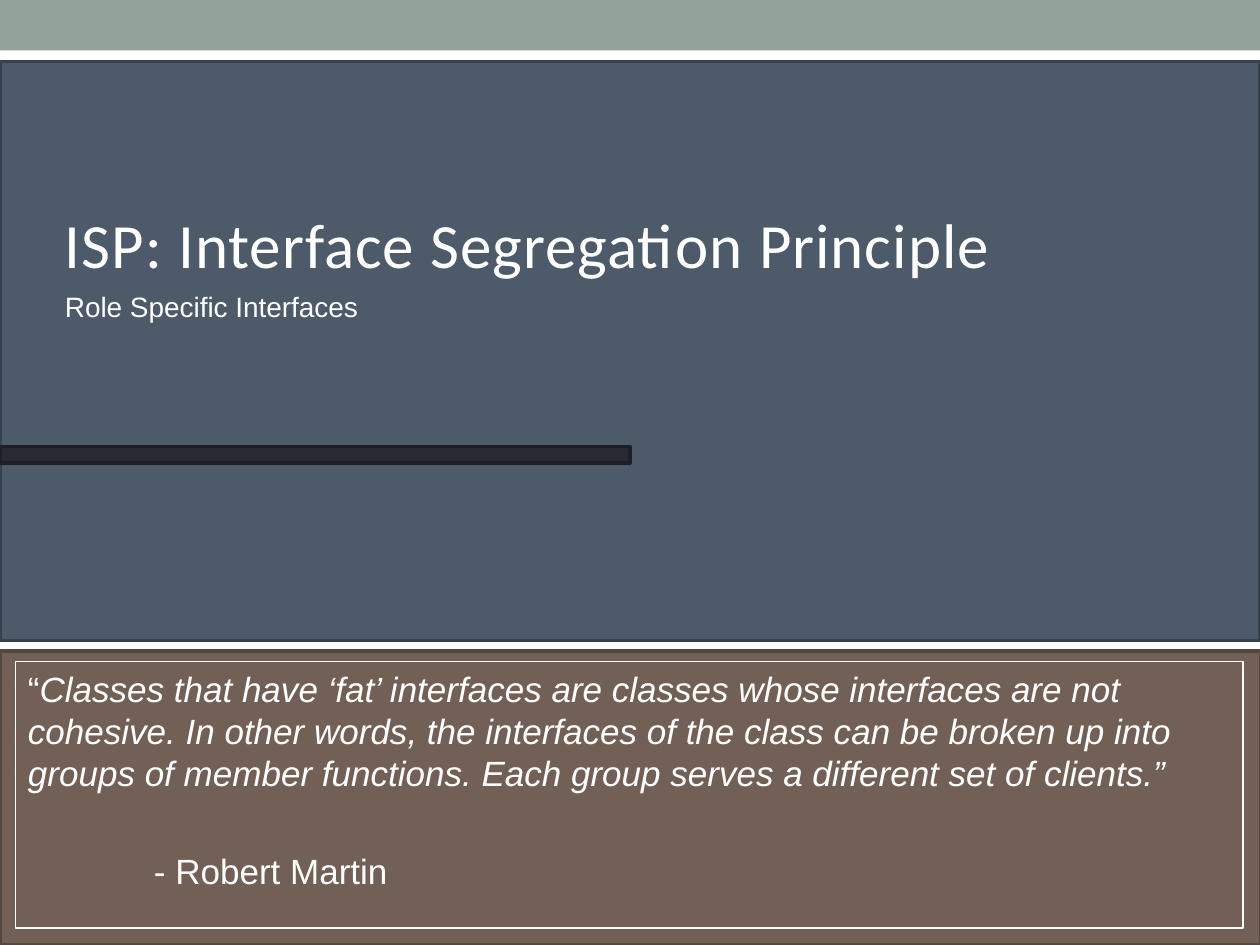
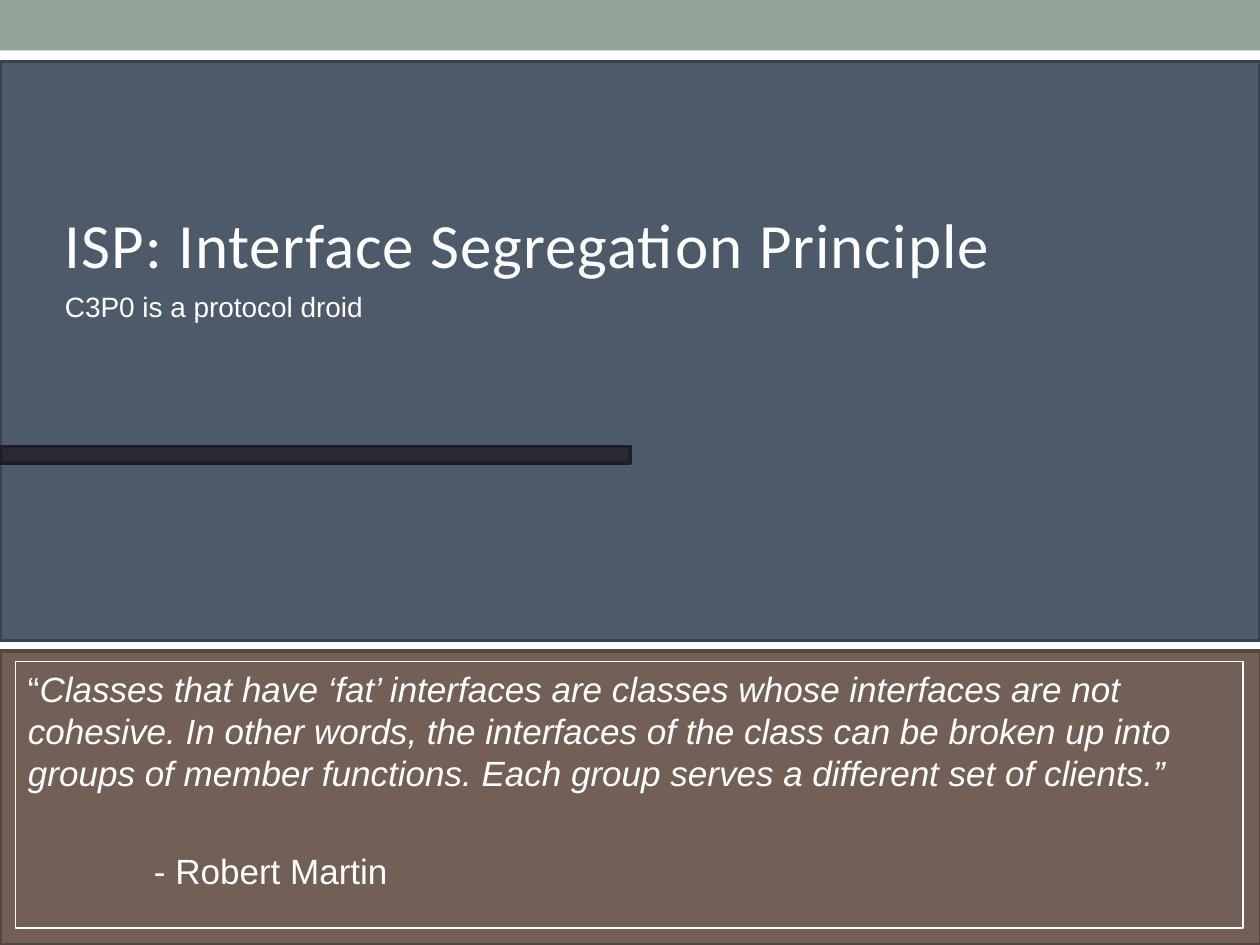
Before and after one commit to mxriverlynn/presentations-and-training, a slide deck: slide 21 of SOLID Principles - Step By Step Code/SOLID Principles Presentation.pptx. Drawn at 1260x945 pixels with LibreOffice and Linux fonts; fonts in the diff are those of the drawing. Boxes give left, top, right and bottom in pixels: in the first picture for what was removed or moved away, otherwise in the second. Text is boxed around its words. In the diff, an @@ line names an element or a change of style, - is before the commit and + after.

```diff
--- a/SOLID Principles - Step By Step Code/SOLID Principles Presentation.pptx
+++ b/SOLID Principles - Step By Step Code/SOLID Principles Presentation.pptx
@@ text at [65,296,363,322]: text changed @@
-Role Specific Interfaces
+C3P0 is a protocol droid
```
Also in this commit, not shown: 1 other slide changed.
